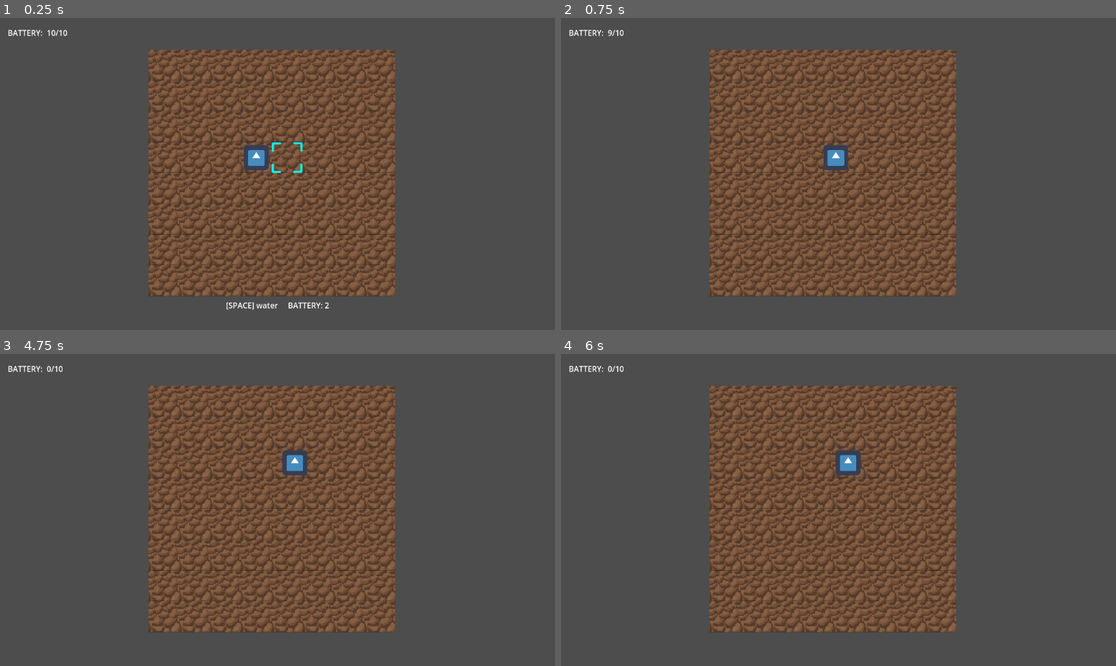
Above: before the commit, frames 1-4 (two rows, left to right).
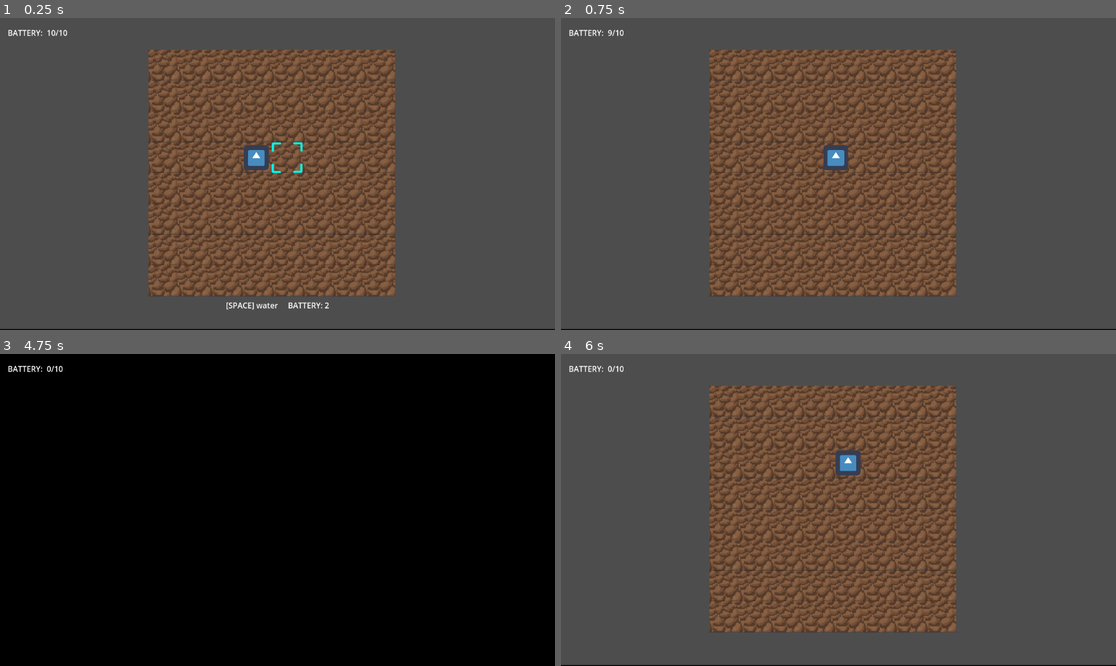
Above: after the commit, the same moments.

Repository: bardunbar/galway-game-jam-23
Game: Godot game, scene res://screens/game/game_scene.tscn
Same seed, same stepped clock (60 frames per second), same inputs: the game is played once before the commit and once after it. The engine's default icon, where the game draws it, is replaced by a stand-in: a white triangle on a blue panel in a dark square.
Inputs:
- Up to frame 1 (0.25 s): no input
- Up to frame 2 (0.75 s): tap Enter at 0.5 s; hold Right (move_right) from 0.53 s (still down); tap Space (Action_1) at 0.6 s
- Up to frame 3 (4.75 s): release Right (move_right) at 1.28 s; hold Down (move_down) 1.28-2.03 s; tap Space (Action_1) every 0.75 s from 1.35 to 4.35 s; hold Right (move_right) 2.03-2.78 s; hold Up (move_up) 2.78-3.53 s; hold Left (move_left) from 3.53 s (still down)
- Up to frame 4 (6 s): release Left (move_left) at 5.03 s; hold Down (move_down) 5.03-5.78 s; tap Space (Action_1) at 5.1, 5.75, 5.85 s; hold Right (move_right) from 5.78 s (still down)

The runs differ from the first frame. In frame 1, 0.4% of the frame differs, in the area x 0-100%, y 99-100%; in frame 2, 0.4%; in frame 3, 100%, in the area x 0-100%, y 0-100%; in frame 4, 0.4%.

Commit message:
Adds animation to blink event.

Diff:
--- a/project/screens/game/UI/HUD.tscn
+++ b/project/screens/game/UI/HUD.tscn
@@ -1,35 +1,74 @@
 [gd_scene load_steps=5 format=3 uid="uid://doruyts8emj2g"]
 
 [ext_resource type="Script" uid="uid://dgimsfcu1ush7" path="res://screens/game/UI/hud.gd" id="1_uiap5"]
+
+[sub_resource type="Animation" id="Animation_uiap5"]
+resource_name = "blink"
+length = 0.8
+tracks/0/type = "value"
+tracks/0/imported = false
+tracks/0/enabled = true
+tracks/0/path = NodePath("BlinkNode/TopEyelid:position")
+tracks/0/interp = 1
+tracks/0/loop_wrap = true
+tracks/0/keys = {
+"times": PackedFloat32Array(0, 0.2, 0.6, 0.8),
+"transitions": PackedFloat32Array(1, 1, 1, 1),
+"update": 0,
+"values": [Vector2(0, -300), Vector2(0, 0), Vector2(0, 0), Vector2(0, -300)]
+}
+tracks/1/type = "value"
+tracks/1/imported = false
+tracks/1/enabled = true
+tracks/1/path = NodePath("BlinkNode/BottomEyelid:position")
+tracks/1/interp = 1
+tracks/1/loop_wrap = true
+tracks/1/keys = {
+"times": PackedFloat32Array(0, 0.2, 0.6, 0.8),
+"transitions": PackedFloat32Array(1, 1, 1, 1),
+"update": 0,
+"values": [Vector2(0, 1000), Vector2(0, 640), Vector2(0, 640), Vector2(0, 1000)]
+}
+tracks/2/type = "method"
+tracks/2/imported = false
+tracks/2/enabled = true
+tracks/2/path = NodePath(".")
+tracks/2/interp = 1
+tracks/2/loop_wrap = true
+tracks/2/keys = {
+"times": PackedFloat32Array(0.3),
+"transitions": PackedFloat32Array(1),
+"values": [{
+"args": [],
+"method": &"_emit_mid_blink"
+}]
+}
 
 [sub_resource type="Animation" id="Animation_vlq7e"]
 length = 0.001
 tracks/0/type = "value"
 tracks/0/imported = false
 tracks/0/enabled = true
-tracks/0/path = NodePath("Fade:color")
+tracks/0/path = NodePath("BlinkNode/TopEyelid:position")
 tracks/0/interp = 1
 tracks/0/loop_wrap = true
 tracks/0/keys = {
 "times": PackedFloat32Array(0),
 "transitions": PackedFloat32Array(1),
 "update": 0,
-"values": [Color(0, 0, 0, 0)]
+"values": [Vector2(0, -300)]
 }
-
-[sub_resource type="Animation" id="Animation_uiap5"]
-resource_name = "blink"
-tracks/0/type = "value"
-tracks/0/imported = false
-tracks/0/enabled = true
-tracks/0/path = NodePath("Fade:color")
-tracks/0/interp = 1
-tracks/0/loop_wrap = true
-tracks/0/keys = {
-"times": PackedFloat32Array(0.1, 0.4, 0.666667, 1),
-"transitions": PackedFloat32Array(1, 1, 1, 1),
+tracks/1/type = "value"
+tracks/1/imported = false
+tracks/1/enabled = true
+tracks/1/path = NodePath("BlinkNode/BottomEyelid:position")
+tracks/1/interp = 1
+tracks/1/loop_wrap = true
+tracks/1/keys = {
+"times": PackedFloat32Array(0),
+"transitions": PackedFloat32Array(1),
 "update": 0,
-"values": [Color(0, 0, 0, 0), Color(0, 0, 0, 1), Color(0, 0, 0, 1), Color(0, 0, 0, 0)]
+"values": [Vector2(0, 1000)]
 }
 
 [sub_resource type="AnimationLibrary" id="AnimationLibrary_74e8q"]
@@ -46,6 +85,40 @@
 grow_horizontal = 2
 grow_vertical = 2
 script = ExtResource("1_uiap5")
+
+[node name="AnimationPlayer" type="AnimationPlayer" parent="."]
+libraries = {
+&"": SubResource("AnimationLibrary_74e8q")
+}
+
+[node name="BlinkNode" type="Control" parent="."]
+anchors_preset = 0
+offset_left = -266.0
+offset_top = -354.0
+offset_right = 1388.0
+offset_bottom = 294.0
+
+[node name="TopEyelid" type="ColorRect" parent="BlinkNode"]
+layout_mode = 1
+anchors_preset = 15
+anchor_right = 1.0
+anchor_bottom = 1.0
+offset_top = -300.0
+offset_bottom = -300.0
+grow_horizontal = 2
+grow_vertical = 2
+color = Color(0, 0, 0, 1)
+
+[node name="BottomEyelid" type="ColorRect" parent="BlinkNode"]
+layout_mode = 1
+anchors_preset = 15
+anchor_right = 1.0
+anchor_bottom = 1.0
+offset_top = 1000.0
+offset_bottom = 1000.0
+grow_horizontal = 2
+grow_vertical = 2
+color = Color(0, 0, 0, 1)
 
 [node name="InterfaceLayer" type="CanvasLayer" parent="."]
 unique_name_in_owner = true
@@ -97,17 +170,3 @@
 [node name="CenterContainer" type="CenterContainer" parent="InterfaceLayer"]
 offset_right = 40.0
 offset_bottom = 40.0
-
-[node name="Fade" type="ColorRect" parent="."]
-layout_mode = 1
-anchors_preset = 15
-anchor_right = 1.0
-anchor_bottom = 1.0
-grow_horizontal = 2
-grow_vertical = 2
-color = Color(0, 0, 0, 0)
-
-[node name="AnimationPlayer" type="AnimationPlayer" parent="."]
-libraries = {
-&"": SubResource("AnimationLibrary_74e8q")
-}
--- a/project/screens/game/UI/hud.gd
+++ b/project/screens/game/UI/hud.gd
@@ -6,6 +6,8 @@
 @onready var action1_container:HBoxContainer = $InterfaceLayer/Action1Container
 @onready var action1_prompt:Label = $InterfaceLayer/Action1Container/Action1Prompt
 @onready var action1_cost:Label = $InterfaceLayer/Action1Container/Action1Cost
+
+signal on_mid_blink
 
 func update_action_points(cur_points: int, max_points: int):
 	action_points_label.text = str(cur_points, "/", max_points)
@@ -19,6 +21,8 @@
 	return
 
 func play_fade_animation():
+	if !animation_player.is_playing():
+		animation_player.play("blink")
 
-	animation_player.play("blink")
-	return
+func _emit_mid_blink():
+	emit_signal("on_mid_blink")
--- a/project/screens/game/game_script.gd
+++ b/project/screens/game/game_script.gd
@@ -22,13 +22,18 @@
 	player.connect("action1_updated", _on_action1_updated)
 	player.initialize(self)
 	hud.update_action_points(action_points, action_points)
+	hud.on_mid_blink.connect(_on_mid_blink)
 	return
 
 func _on_action_points_changed(new_action_points: int):
 	hud.update_action_points(new_action_points, action_points)
+	if new_action_points == 0:
+		_on_ready_to_blink()
 
 func _on_ready_to_blink():
 	hud.play_fade_animation()
+
+func _on_mid_blink():
 	grid.blink()
 
 func _on_action1_updated(is_active: bool, prompt_text: String, cost: int):
